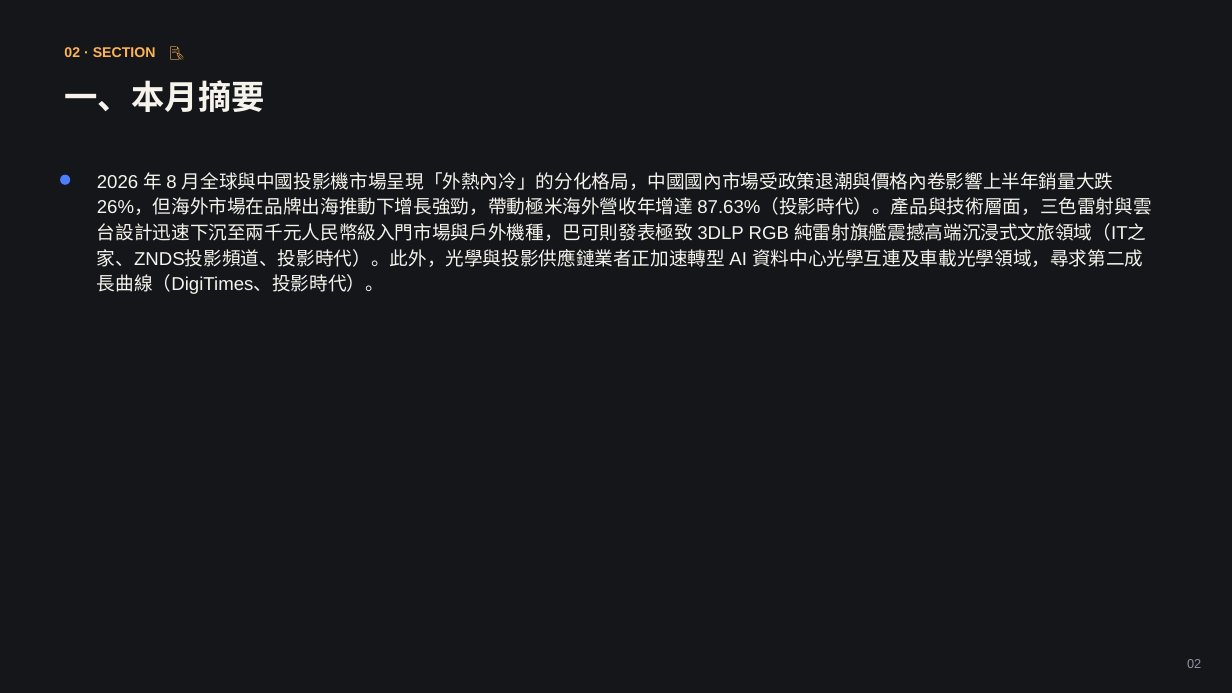
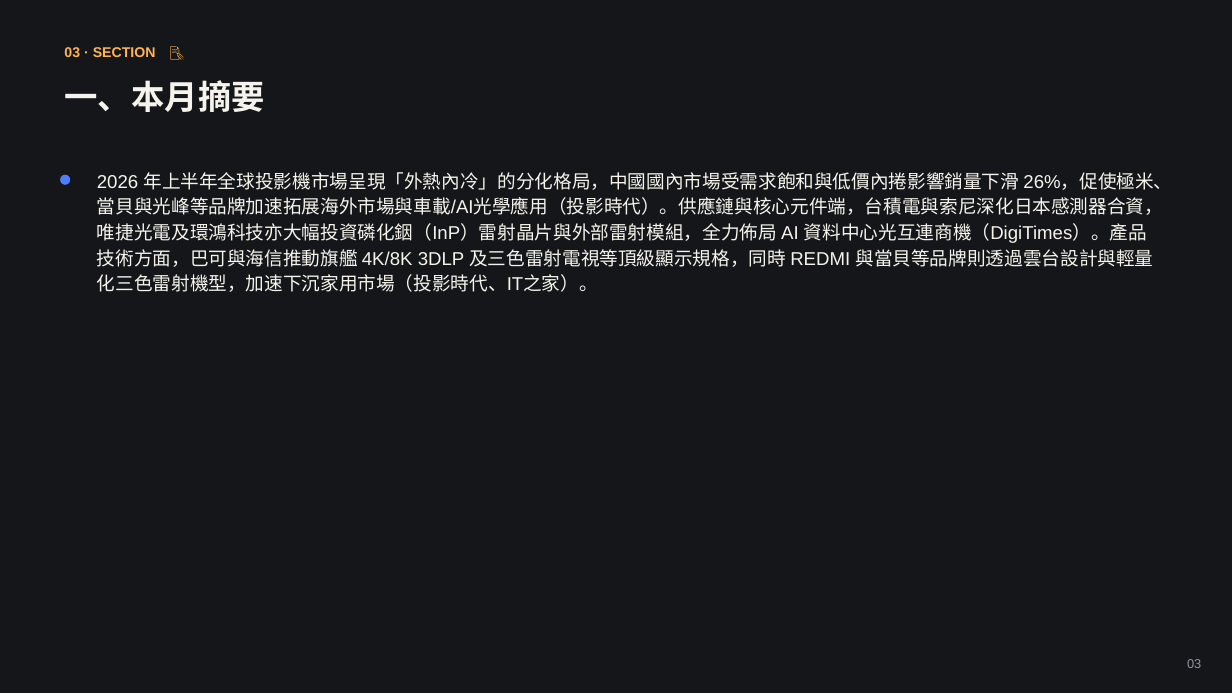
Before and after one commit to coffee30233-gif/Project-Insight, a slide deck: slide 3 of data/reports/2026-08.pptx (slide 2 before the commit). Drawn at 1232x693 pixels with LibreOffice and Linux fonts; fonts in the diff are those of the drawing. Boxes give left, top, right and bottom in pixels: in the first picture for what was removed or moved away, otherwise in the second. Text is boxed around its words. In the diff, an @@ line names an element or a change of style, - is before the commit and + after.

```diff
--- a/data/reports/2026-08.pptx
+++ b/data/reports/2026-08.pptx
@@ text at box(97, 172, 1172, 292): text changed @@
-2026 年 8 月全球與中國投影機市場呈現「外熱內冷」的分化格局，中國國內市場受政策退潮與價格內卷影響上半年銷量大跌 26%，但海外市場在品牌出海推動下增長強勁，帶動極米海外營收年增達 87.63%（投影時代）。產品與技術層面，三色雷射與雲台設計迅速下沉至兩千元人民幣級入門市場與戶外機種，巴可則發表極致 3DLP RGB 純雷射旗艦震撼高端沉浸式文旅領域（IT之家、ZNDS投影頻道、投影時代）。此外，光學與投影供應鏈業者正加速轉型 AI 資料中心光學互連及車載光學領域，尋求第二成長曲線（DigiTimes、投影時代）。
+2026 年上半年全球投影機市場呈現「外熱內冷」的分化格局，中國國內市場受需求飽和與低價內捲影響銷量下滑 26%，促使極米、當貝與光峰等品牌加速拓展海外市場與車載/AI光學應用（投影時代）。供應鏈與核心元件端，台積電與索尼深化日本感測器合資，唯捷光電及環鴻科技亦大幅投資磷化銦（InP）雷射晶片與外部雷射模組，全力佈局 AI 資料中心光互連商機（DigiTimes）。產品技術方面，巴可與海信推動旗艦 4K/8K 3DLP 及三色雷射電視等頂級顯示規格，同時 REDMI 與當貝等品牌則透過雲台設計與輕量化三色雷射機型，加速下沉家用市場（投影時代、IT之家）。
```
Also in this commit, not shown: 8 other slides changed, 3 slides added, 1 slide removed, 8 other files.
